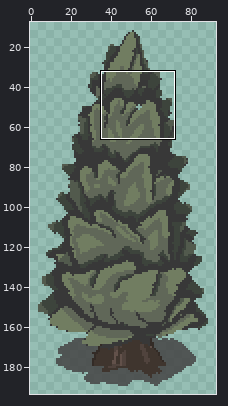
A pixel-art file gets an edit: Assets/Sprites/WorldObjects/Larch.aseprite. Above, an overview of the earlier version with the close-up marked.
Close-up. Old version:
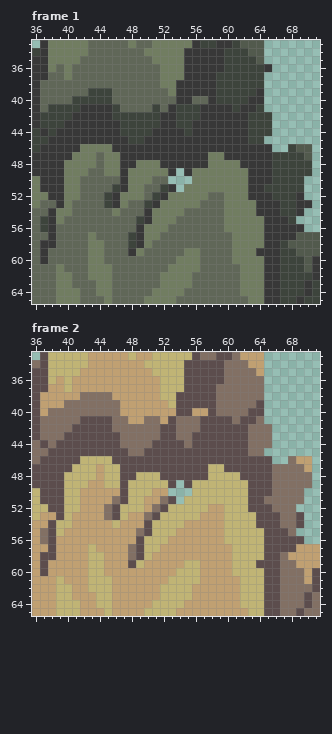
96x224 pixels, 13 frames. Shown: frame 1: x 36..71, y 33..65; frame 2: x 36..71, y 33..65. The wide view leaves out empty margins.
The same view after the edit:
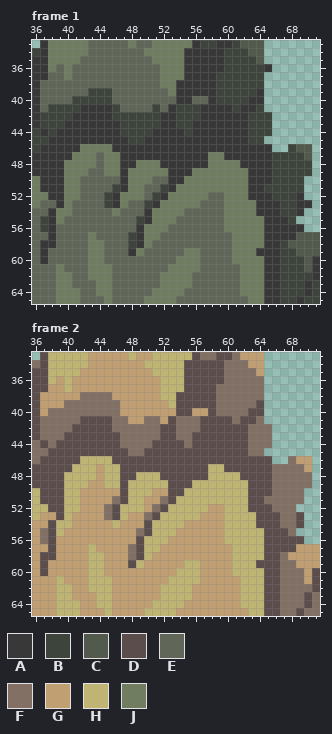
Palette (. is transparent): A #383838  B #3d443c  C #525a4d  D #5c4d4d  E #606758  F #827064  G #c0a072  H #c0b475  J #717d61
Difference:
Frame 1, layer "Tree":
y 49: x 54 . -> A
y 50: x 53..55 ... -> AAJ
y 51: x 54 . -> J
Frame 2, layer "Tree":
y 49: x 54 . -> D
y 50: x 53..55 ... -> DDH
y 51: x 54 . -> H
Changed places in both close-ups, as pixel boxes (x1, y1, x2, y2):
added: (168, 168, 192, 192)
added: (168, 480, 192, 504)
